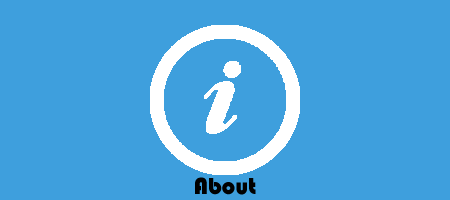
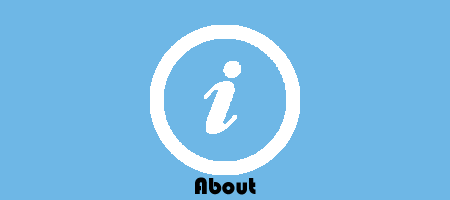
Comparing the layer stacks of the two w=450, h=200 images. Changes:
"Layer 1": opacity 100% → 75% over [0, 0, 450, 200]
